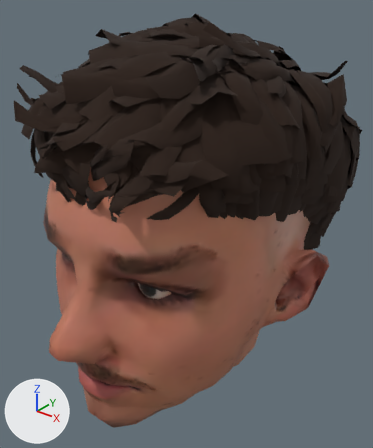
A saved change to the glTF model apps/client/public/models/noah.glb.
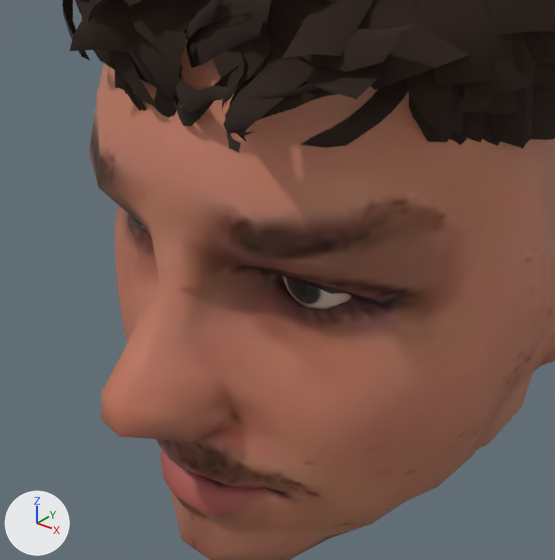
Each version appears first whole from a 50 mm camera at (-0.372, -0.279, 0.2) aimed at (-0.593, -0.003, 0.029), and next in a close-up on the part from 0% to 73% of the width and 33% to 94% of the height. The lights are fixed; the arrows at lower left show +X, +Y and +Z. The first two pictures are the older version. Where no turn or scale is listed for an object, it has been applied to the vertices. Vertices at exactly the same position are counted once.

The first close-up shows 'HG_Body.002', 'HG_Eyes.002', 'Hair9.002'.
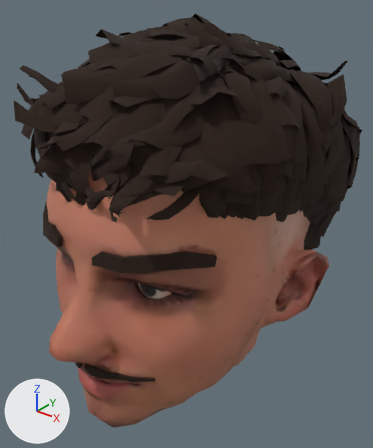
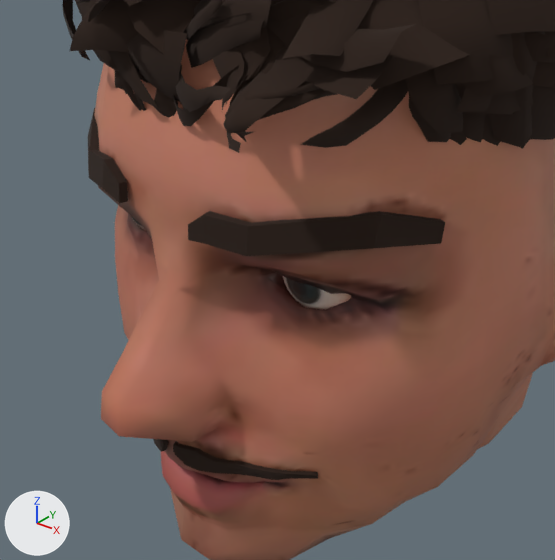
What differs and where, as boxes (x1, y1, x2, y2) in the close-ups (555 x 560 px; the box of a moved part takes in the faces that stretch with it):
```json
{"object": "HG_Body.002", "change": "reshaped", "before": [89, 39, 555, 560], "after": [94, 39, 555, 560]}
{"object": "Plane.001", "change": "added", "after": [188, 211, 445, 256], "on screen": "black"}
{"object": "Plane.003", "change": "added", "after": [173, 441, 318, 480]}
{"object": "Plane", "change": "added", "after": [88, 108, 128, 203]}
{"object": "Plane.002", "change": "added", "after": [153, 439, 168, 452], "on screen": "mostly hidden"}
{"part": 1, "of": "me_female_body_default_004", "change": "moved or reshaped", "before": [125, 329, 441, 560], "after": [125, 328, 441, 560]}
{"part": 2, "of": "me_female_body_default_004", "change": "moved or reshaped", "before": [118, 294, 368, 522], "after": [118, 294, 367, 518], "on screen": "mostly hidden"}
{"part": 3, "of": "me_female_body_default_004", "change": "moved or reshaped", "before": [251, 427, 396, 511], "after": [251, 425, 396, 508]}
{"part": 4, "of": "me_female_body_default_004", "change": "moved or reshaped", "before": [254, 428, 388, 533], "after": [254, 427, 388, 529]}
{"part": 5, "of": "me_female_body_default_004", "change": "moved or reshaped", "before": [278, 445, 341, 492], "after": [279, 440, 341, 483]}
{"part": 6, "of": "me_female_body_default_004", "change": "moved or reshaped", "before": [276, 471, 351, 511], "after": [275, 461, 351, 508]}
```

Edits to the scene script, one JSON object a line:
```json
{"block": "me_female_body_default_004", "where": "me_female_body_default_004.from_pydata(...)  # 742 vertices, 1483 faces; spans x -0.106..0.106, y -0.093..0.138, z -0.093..0.157"}
{"block": "me_female_body_default_004", "where": "# used by ob_hg_body_002; location = (-0.598, -0.038, -0.0094)"}
{"block": "me_female_body_default_004", "change": "me_female_body_default_004 part 1: 63 of the vertices in x -0.061..0.061, y -0.068..-0.031, z -0.07..-0.018 are moved by (0.0, 0.0, 0.001)"}
{"block": "me_female_body_default_004", "change": "me_female_body_default_004 part 2: 93 of the vertices in x -0.047..0.047, y -0.063..-0.033, z -0.06..-0.018 are moved by (0.0, 0.0, 0.002)"}
{"block": "me_female_body_default_004", "change": "me_female_body_default_004 part 3: 5 of the vertices in x 0.027..0.05, y -0.054..-0.037, z -0.045..-0.027 are moved by (0.0, 0.0, 0.003)"}
{"block": "me_female_body_default_004", "change": "me_female_body_default_004 part 4: 3 of the vertices in x 0.033..0.05, y -0.052..-0.042, z -0.053..-0.032 are moved by (0.0, 0.0, 0.004)"}
{"block": "me_female_body_default_004", "change": "me_female_body_default_004 part 5: all 2 vertices in x -0.04..0.04, y -0.049, z -0.037 are moved by (0.0, 0.0, 0.006)"}
{"block": "me_female_body_default_004", "change": "me_female_body_default_004 part 6: the 1 vertex in x 0.041, y -0.047, z -0.044 is moved by (0.0, 0.0, 0.01)"}
{"op": "add", "block": "me_plane_003", "code": ["me_plane_003 = bpy.data.meshes.new('Plane.003')", "me_plane_003.from_pydata(...)  # 170 vertices, 336 faces; spans x -0.0337..0.0078, y 0.0021..0.0299, z 0.0004..0.0097", "me_plane_003.materials.append(mat_low_poly_001)  # black #28170c"]}
{"op": "add", "block": "me_plane_002", "code": ["me_plane_002 = bpy.data.meshes.new('Plane.002')", "me_plane_002.from_pydata(...)  # 170 vertices, 336 faces; spans x -0.0317..0.0115, y 0.0024..0.0314, z -0.0017..0.0078", "me_plane_002.materials.append(mat_low_poly_001)  # black #28170c"]}
{"op": "add", "block": "me_plane_001", "code": ["me_plane_001 = bpy.data.meshes.new('Plane.001')", "me_plane_001.from_pydata(...)  # 20 vertices, 36 faces; spans x -0.025..0.0327, y 0.0602..0.1086, z -0.0062..0.0071", "me_plane_001.materials.append(mat_low_poly_001)  # black #28170c"]}
{"op": "add", "block": "me_plane", "code": ["me_plane = bpy.data.meshes.new('Plane')", "me_plane.from_pydata(...)  # 20 vertices, 36 faces; spans x -0.0296..0.0269, y 0.0012..0.05, z -0.0075..0.0072", "me_plane.materials.append(mat_low_poly_001)  # black #28170c"]}
{"op": "add", "block": "ob_plane_003", "code": ["ob_plane_003 = bpy.data.objects.new('Plane.003', me_plane_003)", "ob_plane_003.location = (-0.5622, -0.1117, -0.0459)"]}
{"op": "add", "block": "ob_plane_002", "code": ["ob_plane_002 = bpy.data.objects.new('Plane.002', me_plane_002)", "ob_plane_002.location = (-0.6115, -0.1117, -0.0448)"]}
{"op": "add", "block": "ob_plane_001", "code": ["ob_plane_001 = bpy.data.objects.new('Plane.001', me_plane_001)", "ob_plane_001.location = (-0.557, -0.1666, 0.0494)"]}
{"op": "add", "block": "ob_plane", "code": ["ob_plane = bpy.data.objects.new('Plane', me_plane)", "ob_plane.location = (-0.64, -0.1067, 0.0495)"]}
```
